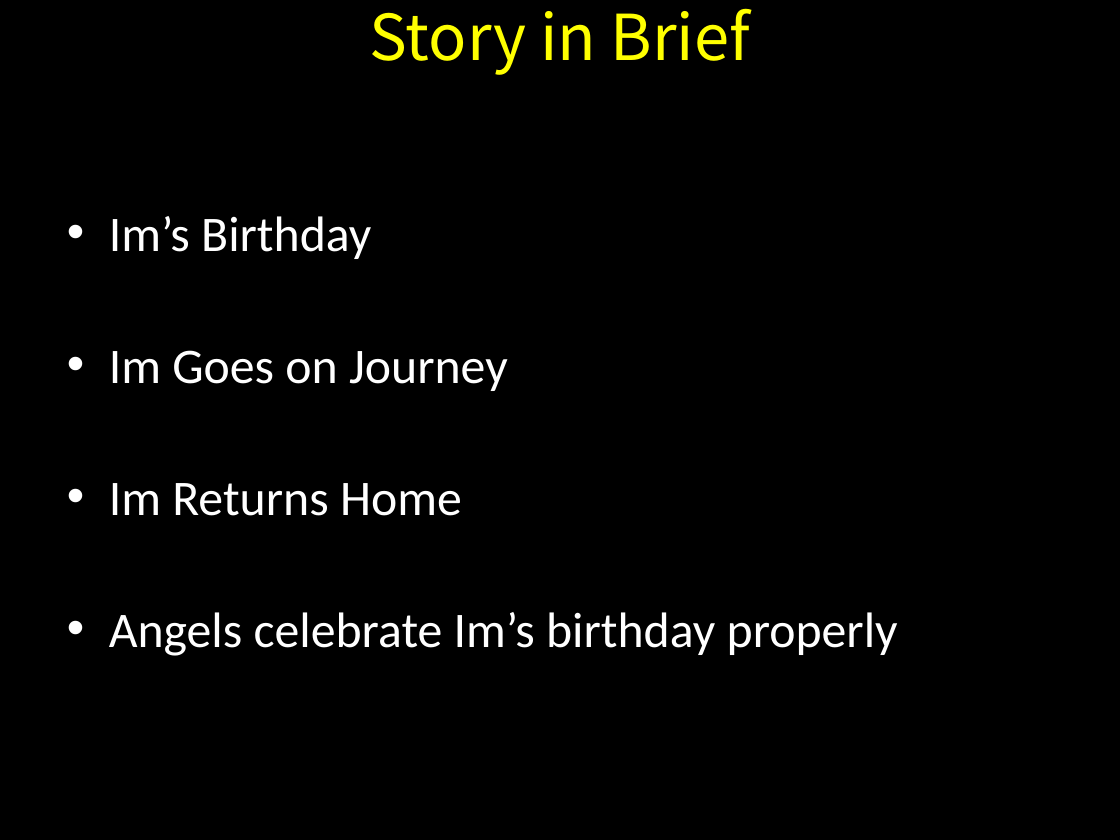
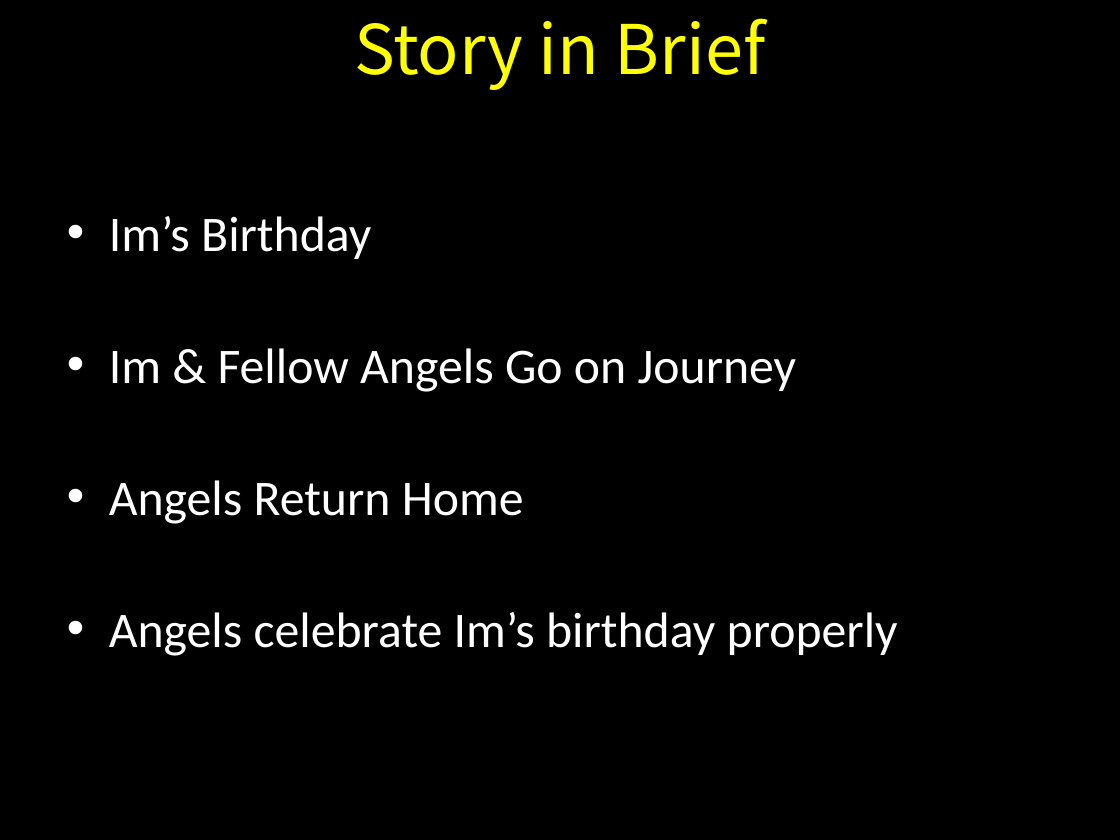
Before and after one commit to Endarire/UCICherubimDemo, a slide deck: slide 6 of Cherubim Game Pitch 10 30 18 (Greg Campbell).ppt. Drawn at 1120x840 pixels with LibreOffice and Linux fonts; fonts in the diff are those of the drawing. Boxes give left, top, right and bottom in pixels: in the first picture for what was removed or moved away, otherwise in the second. Text is boxed around its words. In the diff, an @@ line names an element or a change of style, - is before the commit and + after.

```diff
--- a/Cherubim Game Pitch 10 30 18 (Greg Campbell).ppt
+++ b/Cherubim Game Pitch 10 30 18 (Greg Campbell).ppt
@@ text "Story in Brief" at box(354, 18, 765, 90): size 40.7 to 44 pt; line spacing 0.9 to 1 @@
@@ text at box(109, 348, 797, 524): text changed @@
-• Im Goes on Journey
-• Im Returns Home
+• Im & Fellow Angels Go on Journey
+• Angels Return Home
```
Also in this commit, not shown: 19 other slides changed, 2 slides added.
